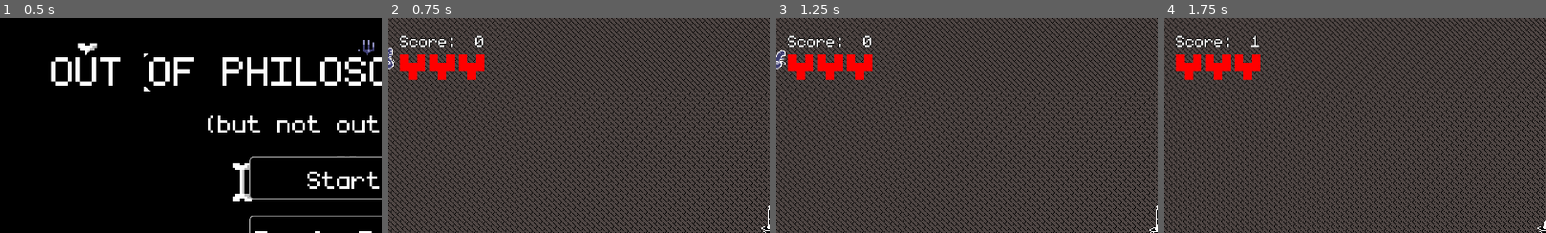
Above: before the commit, frames 1-4 (left to right).
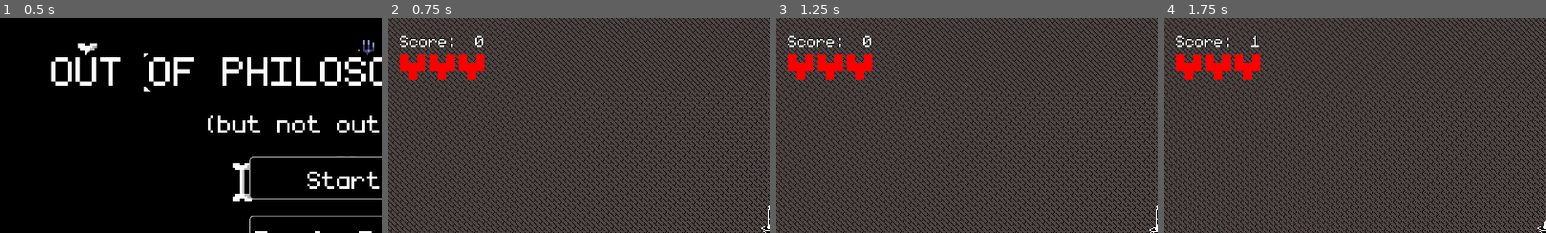
Above: after the commit, the same moments.

Repository: pablopenna/out-of-philosophers-stones
Game: Godot game, scene res://scenes/levels/main_menu/main_menu.tscn
The game is run twice, just before and just after one commit, with the same random seed, the same clock (stepped at 60 frames per second) and the same inputs.
Inputs (mouse positions are % of the whole screen's width and height, from its top left):
- Up to frame 1 (0.5 s): no input
- Up to frame 2 (0.75 s): click "Start Game" at 0.5 s
- Up to frame 3 (1.25 s): no input
- Up to frame 4 (1.75 s): move the mouse to (72, 45) at 1.27 s; hold D (move_right) from 1.28 s (still down); click (72, 45) at 1.35 s
The pictures show only the part of the screen within x 0-50%, y 0-50%; the shares and areas given below are measured in that part.

Frame 1 is identical in both runs. In frame 2, 0.1% of the frame differs, in the area x 0-2%, y 13-24%; in frame 3, 0.2%, in the area x 0-3%, y 14-24%; in frame 4, nothing differs.

Commit message:
Add sounds to weapons

Diff:
--- a/scenes/explosion/big_explosion.tscn
+++ b/scenes/explosion/big_explosion.tscn
@@ -1,8 +1,10 @@
-[gd_scene load_steps=6 format=3 uid="uid://44wl7yj225ge"]
+[gd_scene load_steps=8 format=3 uid="uid://44wl7yj225ge"]
 
 [ext_resource type="Script" path="res://scenes/explosion/explosion.gd" id="1_xwlyw"]
 [ext_resource type="Texture2D" uid="uid://cqlsmba6trxvh" path="res://art/lateralexplosion.png" id="2_46s4t"]
 [ext_resource type="Animation" uid="uid://cw0lk4bsuuqye" path="res://scenes/grenade/default_animation.res" id="3_wu5gx"]
+[ext_resource type="Script" path="res://scenes/explosion/sound_player.gd" id="4_0rcdq"]
+[ext_resource type="AudioStream" uid="uid://bujkvassymsh6" path="res://sounds/explosion_v2.ogg" id="4_ay41l"]
 
 [sub_resource type="CircleShape2D" id="CircleShape2D_u30ve"]
 radius = 100.0
@@ -32,3 +34,10 @@
 libraries = {
 "": SubResource("AnimationLibrary_vje5r")
 }
+
+[node name="Sound" type="AudioStreamPlayer" parent="."]
+stream = ExtResource("4_ay41l")
+volume_db = 2.0
+script = ExtResource("4_0rcdq")
+
+[connection signal="exploded" from="." to="Sound" method="_on_explosion_exploded"]
--- a/scenes/explosion/explosion.gd
+++ b/scenes/explosion/explosion.gd
@@ -2,6 +2,8 @@
 
 var damage: int # to be set by instantiator
 @export var animation_player: AnimationPlayer
+
+signal exploded
 
 func _ready() -> void:
 	super._ready()
@@ -9,6 +11,7 @@
 	self.hitbox_data.damage = damage
 	animation_player.play("default")
 	GlobalEvents.shake_screen.emit(damage)
+	exploded.emit()
 
 func _explosion_start() -> void:
 	self.enable()
--- a/scenes/explosion/explosion.tscn
+++ b/scenes/explosion/explosion.tscn
@@ -1,8 +1,10 @@
-[gd_scene load_steps=6 format=3 uid="uid://da3hmt6n8bynn"]
+[gd_scene load_steps=8 format=3 uid="uid://da3hmt6n8bynn"]
 
 [ext_resource type="Script" path="res://scenes/explosion/explosion.gd" id="1_dhjlj"]
 [ext_resource type="Texture2D" uid="uid://cqlsmba6trxvh" path="res://art/lateralexplosion.png" id="2_ixthm"]
 [ext_resource type="Animation" uid="uid://cw0lk4bsuuqye" path="res://scenes/grenade/default_animation.res" id="3_ypbsj"]
+[ext_resource type="AudioStream" uid="uid://bujkvassymsh6" path="res://sounds/explosion_v2.ogg" id="4_6mgiy"]
+[ext_resource type="Script" path="res://scenes/explosion/sound_player.gd" id="4_phhkg"]
 
 [sub_resource type="CircleShape2D" id="CircleShape2D_u30ve"]
 radius = 30.0167
@@ -33,3 +35,12 @@
 libraries = {
 "": SubResource("AnimationLibrary_vje5r")
 }
+
+[node name="Sound" type="AudioStreamPlayer" parent="."]
+stream = ExtResource("4_6mgiy")
+pitch_scale = 1.38
+script = ExtResource("4_phhkg")
+max_pitch = 1.4
+min_pitch = 1.0
+
+[connection signal="exploded" from="." to="Sound" method="_on_explosion_exploded"]
--- /dev/null
+++ b/scenes/explosion/sound_player.gd
@@ -0,0 +1,4 @@
+extends RandomPitchAudioStreamPlayer
+
+func _on_explosion_exploded():
+	play_with_random_pitch()
--- a/scenes/gun/gun.tscn
+++ b/scenes/gun/gun.tscn
@@ -1,8 +1,10 @@
-[gd_scene load_steps=4 format=3 uid="uid://bf8w8c0v5afmv"]
+[gd_scene load_steps=6 format=3 uid="uid://bf8w8c0v5afmv"]
 
 [ext_resource type="Texture2D" uid="uid://rn6jwpxuyxt4" path="res://art/gun.png" id="1_1j4ea"]
 [ext_resource type="Script" path="res://scenes/gun/gun.gd" id="1_u7sx3"]
 [ext_resource type="PackedScene" uid="uid://b8yls0byl10aq" path="res://scenes/projectile/projectile_shooter.tscn" id="3_mr34k"]
+[ext_resource type="AudioStream" uid="uid://da0oyj4jr5tb6" path="res://sounds/shot_v3.ogg" id="4_i6tds"]
+[ext_resource type="Script" path="res://scenes/gun/play_sound.gd" id="5_k3y6t"]
 
 [node name="Gun" type="Node2D" node_paths=PackedStringArray("projectile_shooter", "bullet_creation_point", "sprite")]
 script = ExtResource("1_u7sx3")
@@ -21,3 +23,13 @@
 
 [node name="BulletCreationPoint" type="Node2D" parent="."]
 position = Vector2(35, 0)
+
+[node name="Sound" type="AudioStreamPlayer" parent="."]
+stream = ExtResource("4_i6tds")
+volume_db = -10.0
+max_polyphony = 2
+script = ExtResource("5_k3y6t")
+max_pitch = 1.0
+min_pitch = 1.0
+
+[connection signal="shot" from="." to="Sound" method="_on_gun_shot"]
--- a/scenes/gun/gun_from_mix/gun_from_mix.gd
+++ b/scenes/gun/gun_from_mix/gun_from_mix.gd
@@ -7,6 +7,7 @@
 	super._ready()
 	shots_shot = 0
 	shot.connect(_after_shot_process)
+	position += Vector2(randi_range(0, 10), randi_range(0, 10)) # small offset to be seen as it is created
 
 func _after_shot_process():
 	shots_shot += 1
--- a/scenes/gun/gun_from_mix/gun_from_mix.tscn
+++ b/scenes/gun/gun_from_mix/gun_from_mix.tscn
@@ -1,8 +1,10 @@
-[gd_scene load_steps=4 format=3 uid="uid://fhgk1c5aq827"]
+[gd_scene load_steps=6 format=3 uid="uid://fhgk1c5aq827"]
 
 [ext_resource type="Script" path="res://scenes/gun/gun_from_mix/gun_from_mix.gd" id="1_6kusa"]
 [ext_resource type="Texture2D" uid="uid://rn6jwpxuyxt4" path="res://art/gun.png" id="2_qgu1a"]
 [ext_resource type="PackedScene" uid="uid://b8yls0byl10aq" path="res://scenes/projectile/projectile_shooter.tscn" id="3_s81rb"]
+[ext_resource type="AudioStream" uid="uid://da0oyj4jr5tb6" path="res://sounds/shot_v3.ogg" id="4_yqk7r"]
+[ext_resource type="Script" path="res://scenes/gun/play_sound.gd" id="5_2ba1f"]
 
 [node name="GunFromMix" type="Node2D" node_paths=PackedStringArray("projectile_shooter", "bullet_creation_point", "sprite")]
 script = ExtResource("1_6kusa")
@@ -21,3 +23,13 @@
 
 [node name="BulletCreationPoint" type="Node2D" parent="."]
 position = Vector2(35, 0)
+
+[node name="Sound" type="AudioStreamPlayer" parent="."]
+stream = ExtResource("4_yqk7r")
+volume_db = -10.0
+max_polyphony = 2
+script = ExtResource("5_2ba1f")
+max_pitch = 1.2
+min_pitch = 0.8
+
+[connection signal="shot" from="." to="Sound" method="_on_gun_shot"]
--- /dev/null
+++ b/scenes/gun/play_sound.gd
@@ -0,0 +1,4 @@
+extends RandomPitchAudioStreamPlayer
+
+func _on_gun_shot():
+	play_with_random_pitch()
--- a/scenes/levels/main.tscn
+++ b/scenes/levels/main.tscn
@@ -6,7 +6,6 @@
 [ext_resource type="PackedScene" uid="uid://dc7lx67er6l06" path="res://scenes/stage_barrier/barrier.tscn" id="4_5j47n"]
 [ext_resource type="Script" path="res://scenes/destroy_anything_outside.gd" id="5_g2htw"]
 [ext_resource type="PackedScene" uid="uid://p143u0yu7cua" path="res://scenes/player/player.tscn" id="6_vws8d"]
-[ext_resource type="PackedScene" uid="uid://ca6023cmew22i" path="res://scenes/enemy/enemy.tscn" id="7_brfgc"]
 [ext_resource type="Script" path="res://scenes/camera.gd" id="8_j6305"]
 [ext_resource type="PackedScene" uid="uid://desj31vcxej0a" path="res://scenes/alchemy_ingredient/base/alchemy_ingredient.tscn" id="9_rj24q"]
 
@@ -58,9 +57,6 @@
 [node name="Player" parent="." instance=ExtResource("6_vws8d")]
 position = Vector2(579, 316)
 
-[node name="Enemy" parent="." instance=ExtResource("7_brfgc")]
-position = Vector2(101, 96)
-
 [node name="Ingredient" parent="." instance=ExtResource("9_rj24q")]
 position = Vector2(557, 391)
 
--- a/scenes/player/hurt_sound_player.gd
+++ b/scenes/player/hurt_sound_player.gd
@@ -1,5 +1,4 @@
 extends RandomPitchAudioStreamPlayer
 
 func _on_health_points_manager_health_decreased(_new_health_amount: int, _previous_health_amount: int) -> void:
-	randomize_pitch()
-	play()
+	play_with_random_pitch()
--- a/scenes/utils/random_pitch.gd
+++ b/scenes/utils/random_pitch.gd
@@ -3,6 +3,10 @@
 @export var max_pitch: float = 1.1
 @export var min_pitch: float = 0.9
 
-func randomize_pitch() -> void:
+func _randomize_pitch() -> void:
 	var new_pitch: float = randf_range(min_pitch, max_pitch)
 	self.pitch_scale = new_pitch
+
+func play_with_random_pitch() -> void:
+	_randomize_pitch()
+	play()
Not shown: 1 places in scenes/levels/main.tscn that only renumber resources
Not shown, added: sounds/explosion_v2.ogg.import
Not shown, added: sounds/pickup_v2.ogg.import
Not shown, added: sounds/shot.ogg.import
Not shown, added: sounds/shot_v2.ogg.import
Not shown, added: sounds/shot_v3.ogg.import
Not shown, added: sounds/explosion_v2.ogg
Not shown, added: sounds/pickup_v2.ogg
Not shown, added: sounds/shot.ogg
Not shown, added: sounds/shot_v2.ogg
Not shown, added: sounds/shot_v3.ogg
